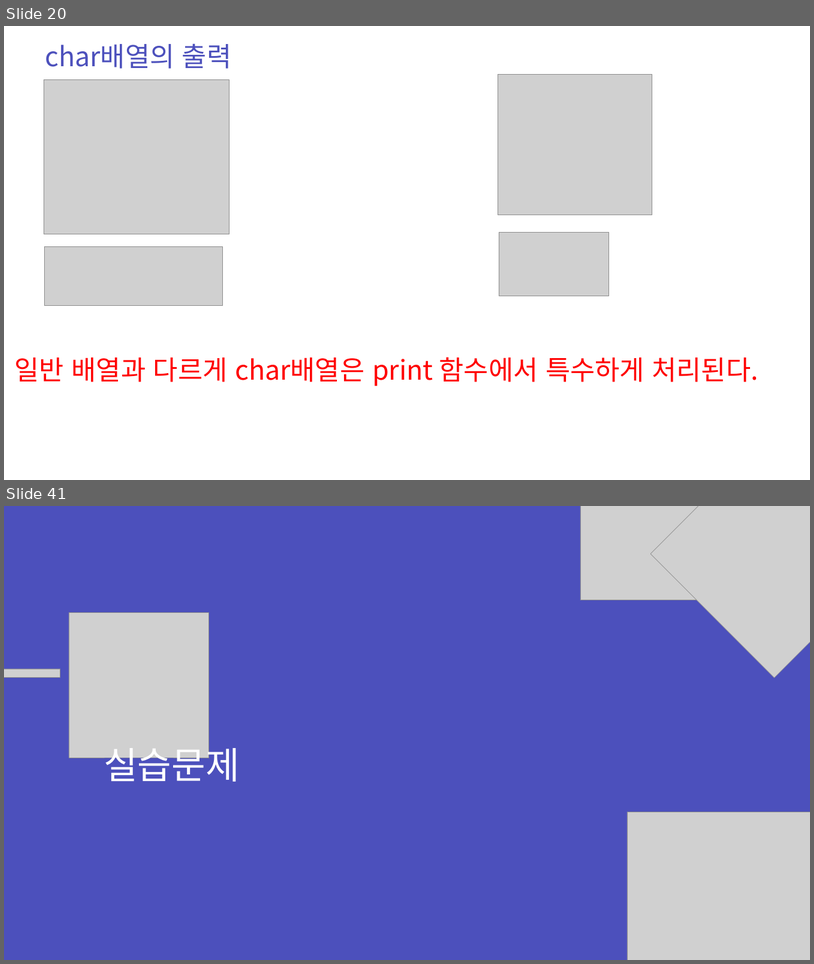
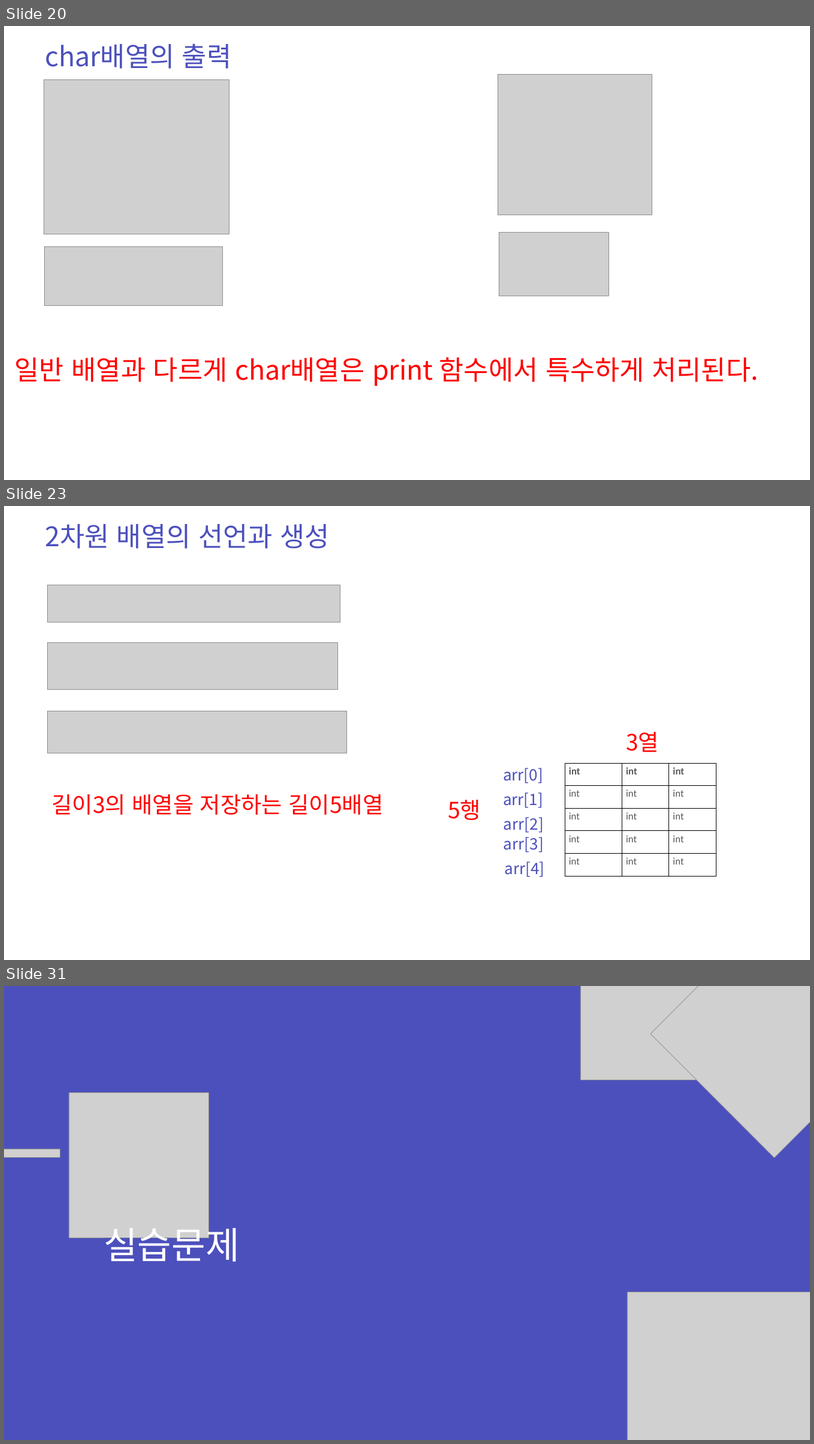
Before and after one commit to zest132/JavaLecture, a slide deck: JavaLecture/LectureFile/java 5강.pptx. Shown one above the other, each under a label of ours: slides 20 and 41 before the commit, slides 20, 23 and 31 after it; the slides between them are not shown. The pictures are 814x964 and 814x1444 pixels, drawn with LibreOffice and Linux fonts; fonts in the diff are those of the drawing; grey boxes stand for pictures. Boxes give left, top, right and bottom in pixels: in the first picture for what was removed or moved away, otherwise in the second. Text is boxed around its words. In the diff, an @@ line names an element or a change of style, - is before the commit and + after.

```diff
--- a/JavaLecture/LectureFile/java 5강.pptx
+++ b/JavaLecture/LectureFile/java 5강.pptx
@@ slide 23 added at (4, 506, 810, 960), background #FFFFFF @@
@@ text added at (45, 524, 329, 549), 48 pt, text #4C50BC @@
+2차원 배열의 선언과 생성
@@ picture added at (48, 585, 340, 622) @@
@@ picture added at (48, 643, 338, 689) @@
@@ picture added at (48, 711, 347, 753) @@
@@ text added at (626, 732, 659, 752), 40 pt, text #FF0000 @@
+3열
@@ text added at (503, 768, 543, 783), 28 pt, text #4C50BC @@
+arr[0]
@@ table added at (565, 763, 717, 876), 5 rows, 3 columns @@
+int | int | int
+int | int | int
+int | int | int
+int | int | int
+int | int | int
@@ text added at (503, 792, 543, 808), 28 pt, text #4C50BC @@
+arr[1]
@@ text added at (51, 794, 384, 814), 40 pt, text #FF0000 @@
+길이3의 배열을 저장하는 길이5배열
@@ text added at (448, 799, 481, 820), 40 pt, text #FF0000 @@
+5행
@@ text added at (504, 817, 544, 832), 28 pt, text #4C50BC @@
+arr[2]
@@ text added at (504, 837, 544, 852), 28 pt, text #4C50BC @@
+arr[3]
@@ text added at (505, 861, 545, 877), 28 pt, text #4C50BC @@
+arr[4]
@@ what was slide 41 is now slide 31 @@
```
Also in this commit, not shown: 2 slides changed, 9 other slides added, 20 slides removed, 3 other files.
